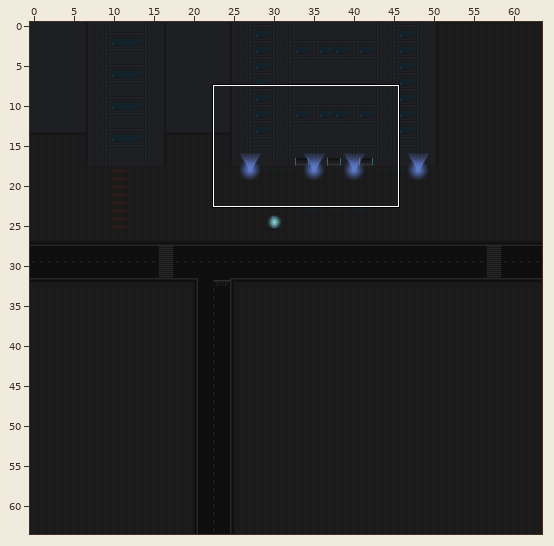
Tiled map, stored at src/ZeroFootprintSociety/Content/Maps/OutsideCorporation.tmx. Above, an overview of the earlier version with the close-up marked.
Close-up. As it was:
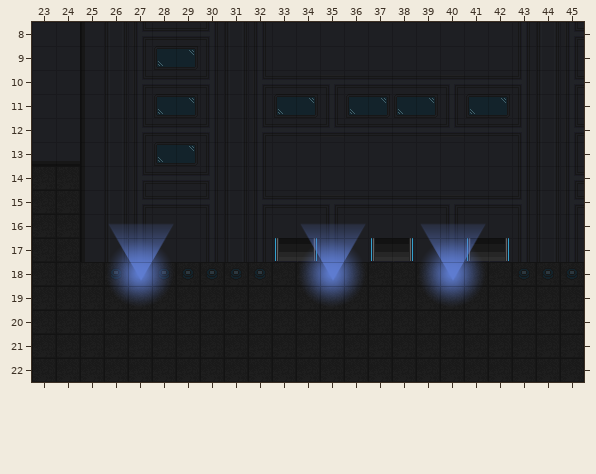
Cells are 24x24 px. Shown: x 23..45, y 8..22.
Now the later version:
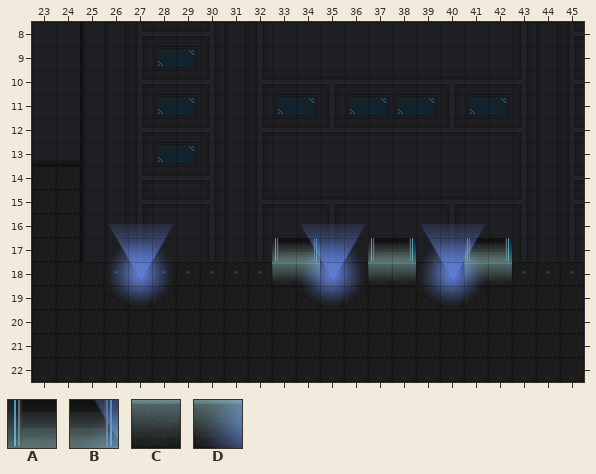
Key: from "PostFX": A 48, B 49, C 60, D 61.
_ is an empty cell.
Tiles of an added or newly shown layer are drawn over the layers below it.
See-through tiles are keyed as they look on the map.
The commit says: Added Vertical Neon PostFX. Closes #370
Change:
Layer "PostFX3" (added):
Tile A is added in row 17 at x 33, 37 and 41.
Tile B is added in row 17 at x 34, 38 and 42.
Tile C is added in row 18 at x 33, 37 and 41.
Tile D is added in row 18 at x 34, 38 and 42.
Changed places in both close-ups, as pixel boxes (x1, y1, x2, y2):
added: (272, 243, 320, 283)
added: (368, 243, 416, 283)
added: (464, 243, 512, 283)
